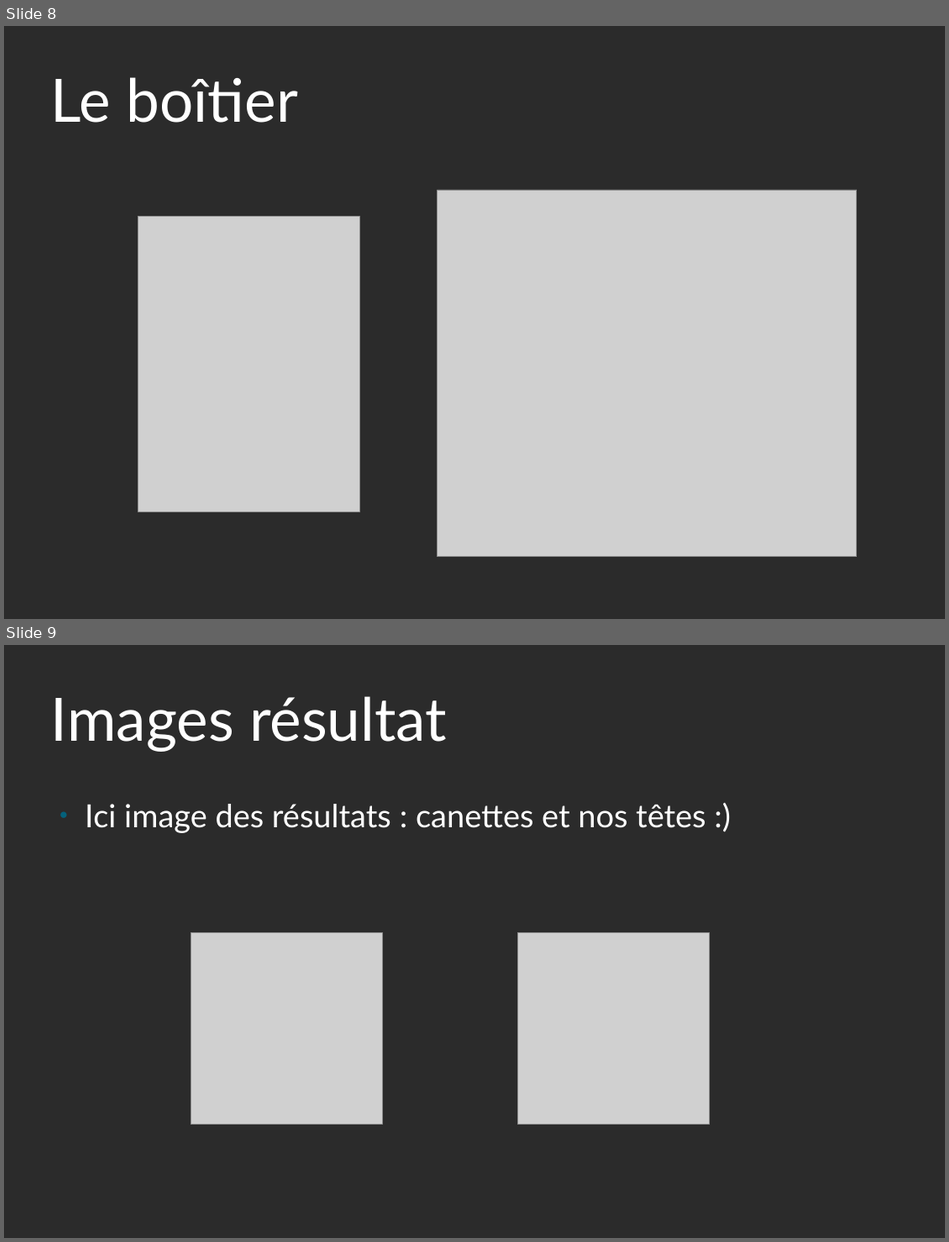
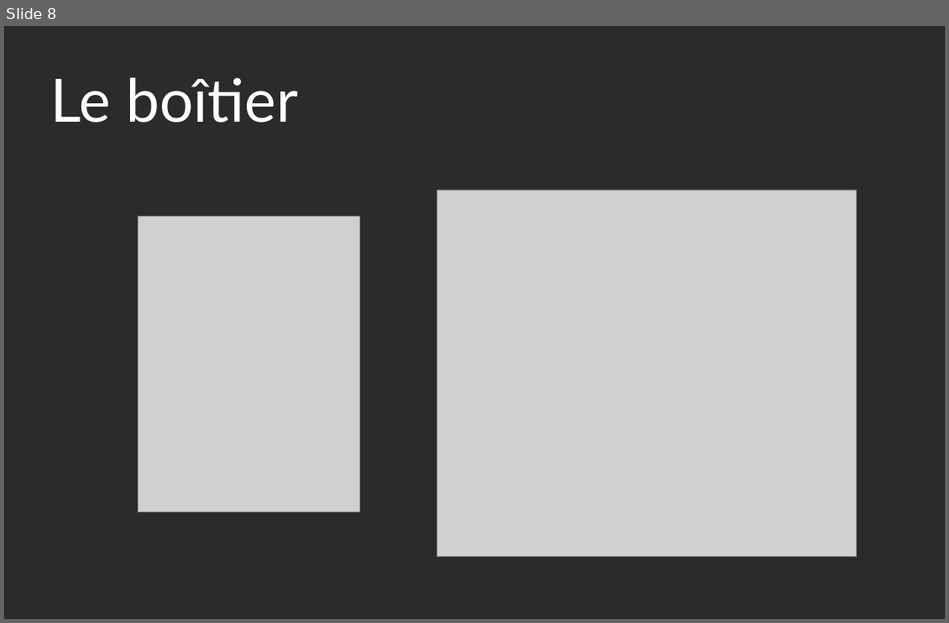
Before and after one commit to yannou38/ImageFusion, a slide deck: presM2M.odp. Shown one above the other, each under a label of ours: slides 8 and 9 before the commit, slide 8 after it. The pictures are 949x1242 and 949x623 pixels, drawn with LibreOffice and Linux fonts; fonts in the diff are those of the drawing; grey boxes stand for pictures; background and template pictures are left out; a plain dark background stands for a picture behind light text. Boxes give left, top, right and bottom in pixels: in the first picture for what was removed or moved away, otherwise in the second. Text is boxed around its words. In the diff, an @@ line names an element or a change of style, - is before the commit and + after.

```diff
--- a/presM2M.odp
+++ b/presM2M.odp
@@ slide 9 removed at [4,645,945,1238], background picture (left out) @@
@@ title removed at [51,696,447,752] @@
-Images résultat
@@ text removed at [85,804,705,833] @@
-● Ici image des résultats : canettes et nos têtes :)
@@ picture removed at [191,933,383,1125] @@
@@ picture removed at [518,933,710,1125] @@
```
Also in this commit, not shown: 1 slide changed, 1 slide added, 1 other slide removed.
